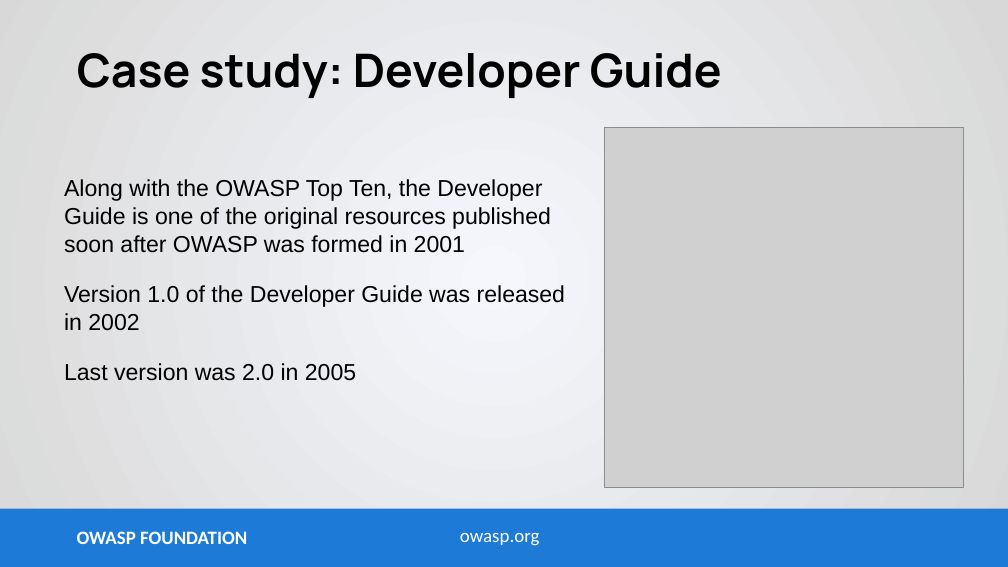
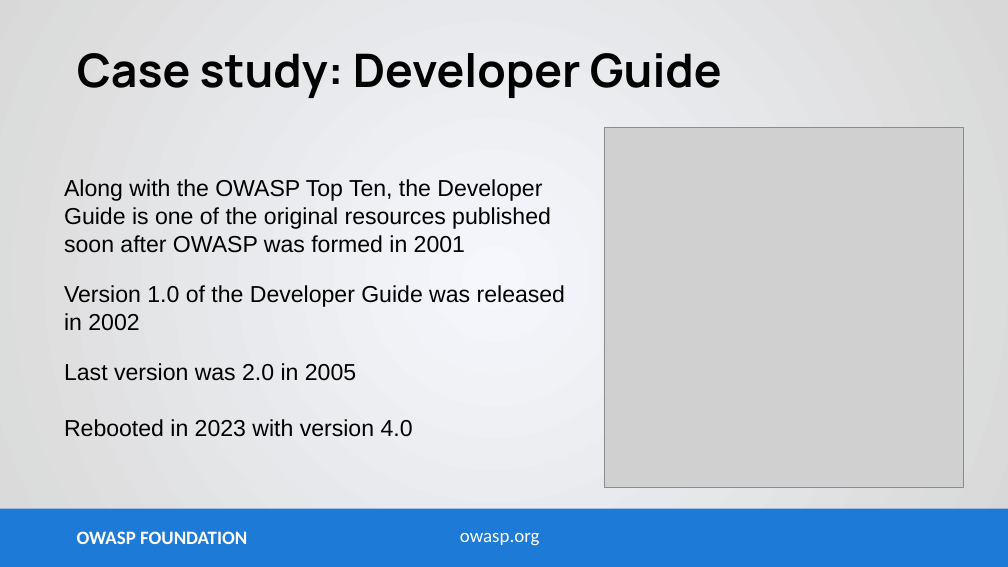
Before and after one commit to OWASP/www-chapter-bristol-uk, a slide deck: slide 8 of assets/slides/2024/owasp-projects.odp. Drawn at 1008x567 pixels with LibreOffice and Linux fonts; fonts in the diff are those of the drawing; grey boxes stand for pictures. Boxes give left, top, right and bottom in pixels: in the first picture for what was removed or moved away, otherwise in the second. Text is boxed around its words. In the diff, an @@ line names an element or a change of style, - is before the commit and + after.

Commit message:
update presentation on Developer Guide

```diff
--- a/assets/slides/2024/owasp-projects.odp
+++ b/assets/slides/2024/owasp-projects.odp
@@ text at box(64, 419, 413, 437): paragraph added @@
+Rebooted in 2023 with version 4.0
```
Also in this commit, not shown: 2 other slides changed, 1 slide added, 1 slide removed, 8 other files.
